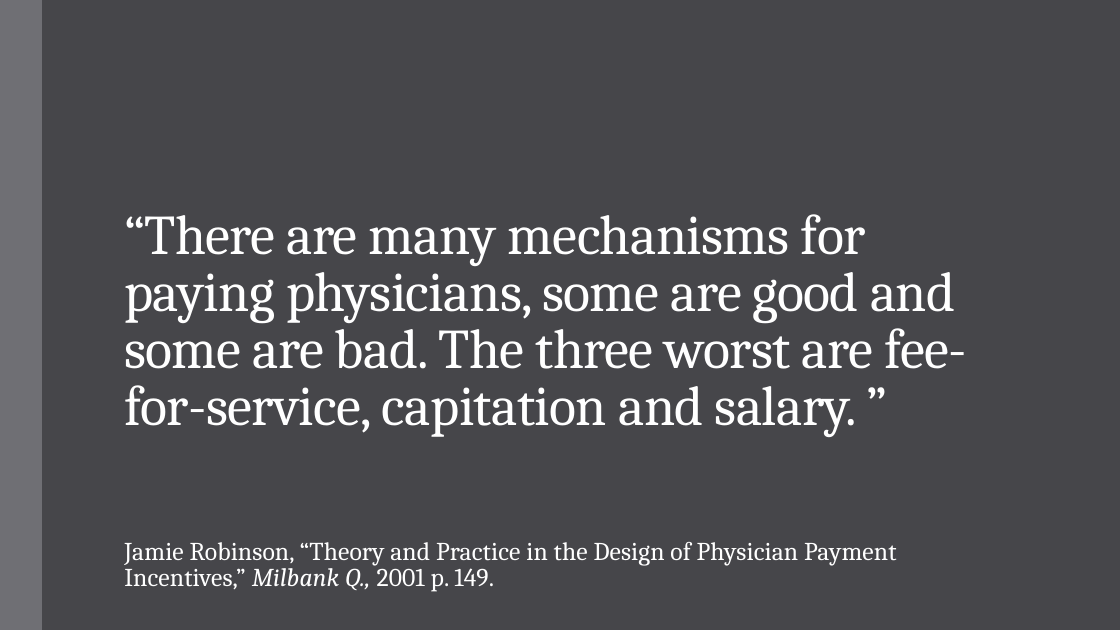
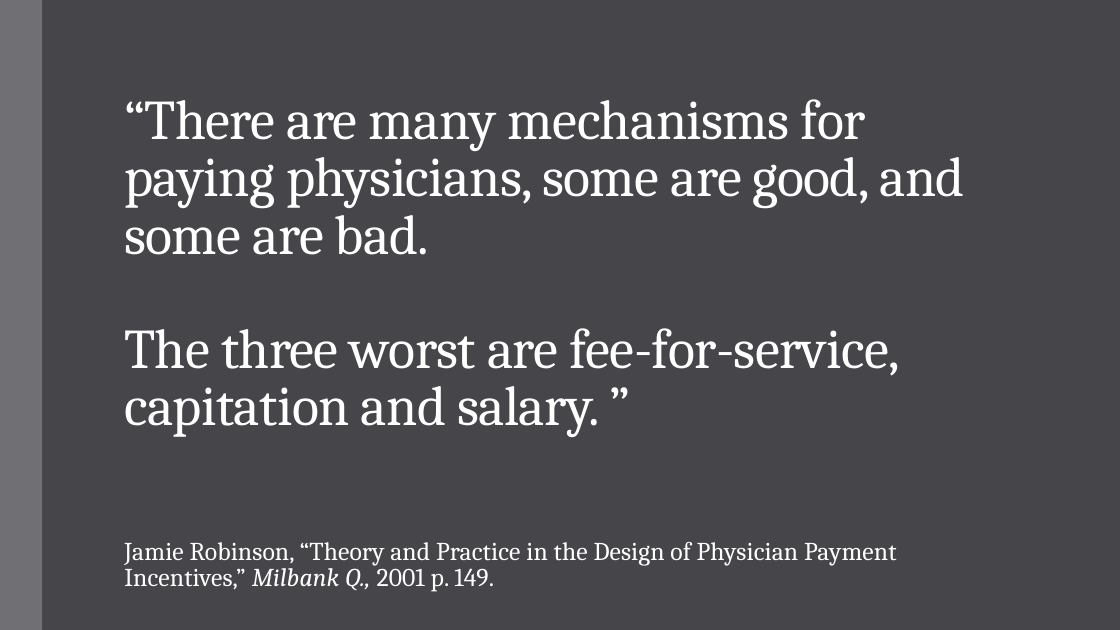
Before and after one commit to alex-hoagland/HAD6750H, a slide deck: slide 14 of Lecture04_ProviderPayment/L4Slides_ProviderPayment_2023W.pptx (slide 13 before the commit). Drawn at 1120x630 pixels with LibreOffice and Linux fonts; fonts in the diff are those of the drawing. Boxes give left, top, right and bottom in pixels: in the first picture for what was removed or moved away, otherwise in the second. Text is boxed around its words. In the diff, an @@ line names an element or a change of style, - is before the commit and + after.

```diff
--- a/Lecture04_ProviderPayment/L4Slides_ProviderPayment_2023W.pptx
+++ b/Lecture04_ProviderPayment/L4Slides_ProviderPayment_2023W.pptx
@@ title at (124,99,964,437): text changed @@
-“There are many mechanisms for paying physicians, some are good and some are bad. The three worst are fee-for-service, capitation and salary. ”
+“There are many mechanisms for paying physicians, some are good, and some are bad.
+The three worst are fee-for-service, capitation and salary. ”
```
Also in this commit, not shown: 3 other slides changed, 3 slides added, 3 slides removed.
